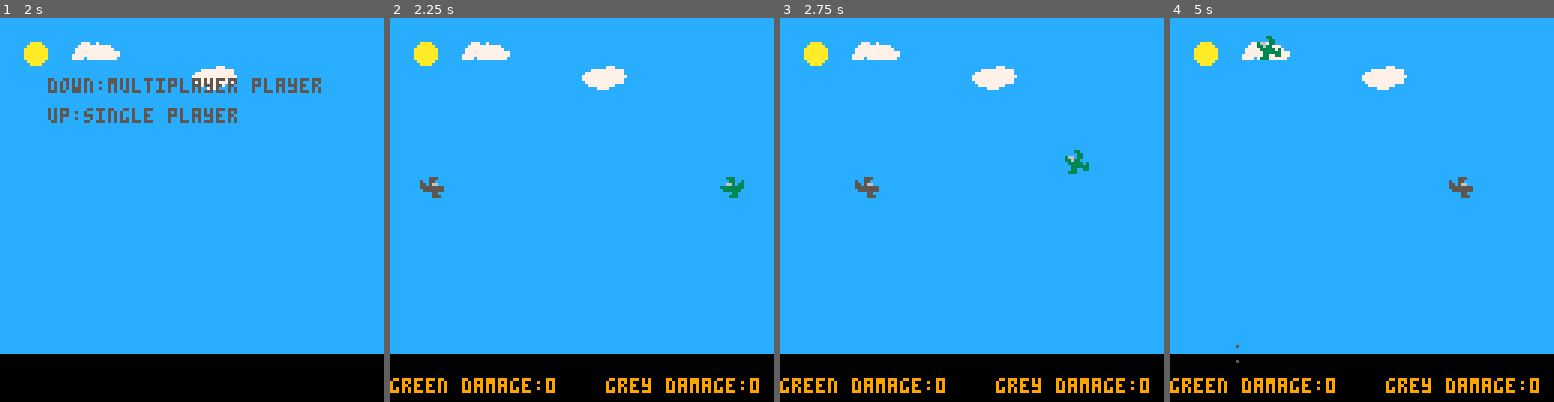
Above: before the commit, frames 1-4 (left to right).
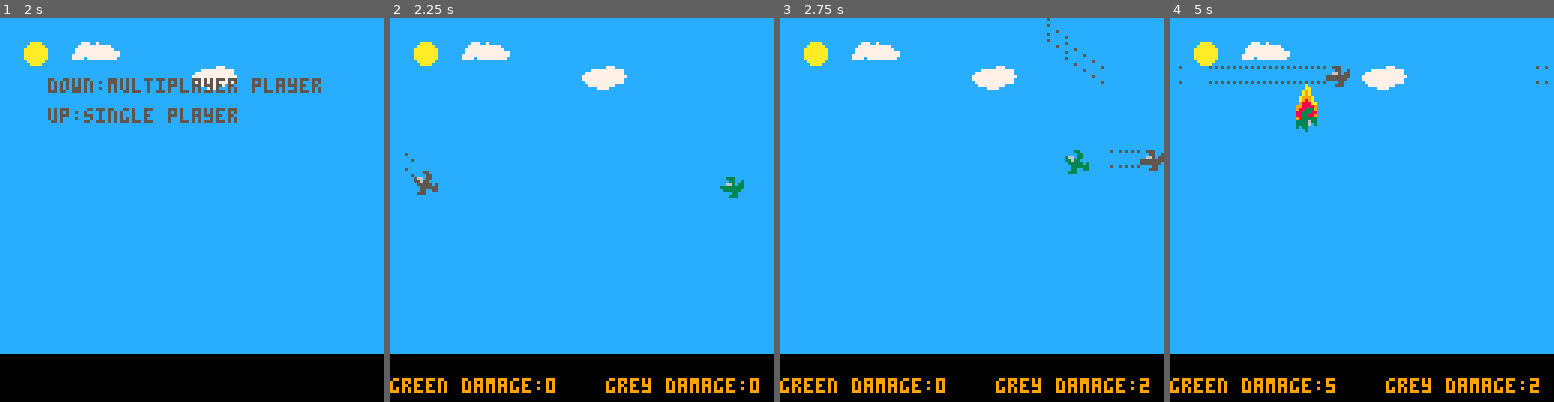
Above: after the commit, the same moments.

Repository: jerrybookbenson/pico8-games
Game: PICO-8 cartridge plane-battle.p8
The game is run twice, just before and just after one commit, with the same random seed, the same clock (stepped at 60 frames per second) and the same inputs.
Inputs:
- Up to frame 1 (2 s): tap X (X key) at 0.33, 1.07, 1.85 s; tap O (Z key) at 0.7, 1.7 s; hold Right from 1.6 s (still down); hold P2 Left from 1.6 s (still down)
- Up to frame 2 (2.25 s): release Right at 2.1 s; release P2 Left at 2.1 s; tap O (Z key) at 2.1 s; hold Up from 2.15 s (still down); hold P2 Down from 2.15 s (still down)
- Up to frame 3 (2.75 s): release Up at 2.42 s; release P2 Down at 2.42 s; hold Right from 2.47 s (still down); hold P2 Left from 2.47 s (still down); tap O (Z key) at 2.5 s
- Up to frame 4 (5 s): tap O (Z key) every 0.4 s from 2.9 to 4.9 s; tap X (X key) at 2.97, 4.08 s; release Right at 3.03 s; release P2 Left at 3.03 s; hold Left 3.08-3.58 s; hold P2 Right 3.08-3.58 s; hold Down 3.63-3.97 s; hold P2 Up 3.63-3.97 s; hold Right 4.02-4.68 s; hold P2 Left 4.02-4.68 s; hold Up from 4.73 s (still down); hold P2 Down from 4.73 s (still down)

Frame 1 is identical in both runs. In frame 2, 0.2% of the frame differs, in the area x 3-15%, y 35-47%; in frame 3, 0.6%; in frame 4, 1.4%, in the area x 2-99%, y 4-97%.

Commit message:
singleplayer is moreless working.

Diff:
--- a/plane-battle.p8
+++ b/plane-battle.p8
@@ -205,11 +205,11 @@
     end
     print (" up:single player", 12, 30, 5)
     print (" down:multiplayer player", 12, 20, 5)
-    if (btn (2) or btn (2,1)) then
+    if (btn (3) or btn (3,1)) then
       is_singleplayer = false
       setup()
     end
-    if (btn (3) or btn(3,1)) then
+    if (btn (2) or btn(2,1)) then
       is_singleplayer = true
       setup()
     end
@@ -541,9 +540,30 @@
   end
 end
 
+
+
 function singleplayer()
-  print ("grey won!!!", 45, 10, 9)
-
+  local is_turning = false
+  if (is_singleplayer) then
+
+    if (pl1.direction == "n" or pl1.direction == "s" or pl1.direction == "e" or pl1.direction == "w")then
+      pl2.direction = "nw"
+      pl2.spr = pl2_nw
+
+    elseif(pl1.direction == "nw" or pl1.direction == "ne" or pl1.direction == "sw" or pl1.direction == "se")then
+      pl2.direction = "w"
+      pl2.spr = pl2_w
+
+    end
+    if (is_turning == false and pl2.spr != pl2_flame_spr) then
+      if (pl2.spr == pl2_nw) then
+        make_actor(pl2.x-.6,pl2.y-.6,bullet_spr_horiz,"nw")
+      end
+      if (pl2.spr == pl2_w) then
+        make_actor(pl2.x-.6,pl2.y,bullet_spr_horiz,"w")
+      end
+    end
+  end
 end
 
 __gfx__
